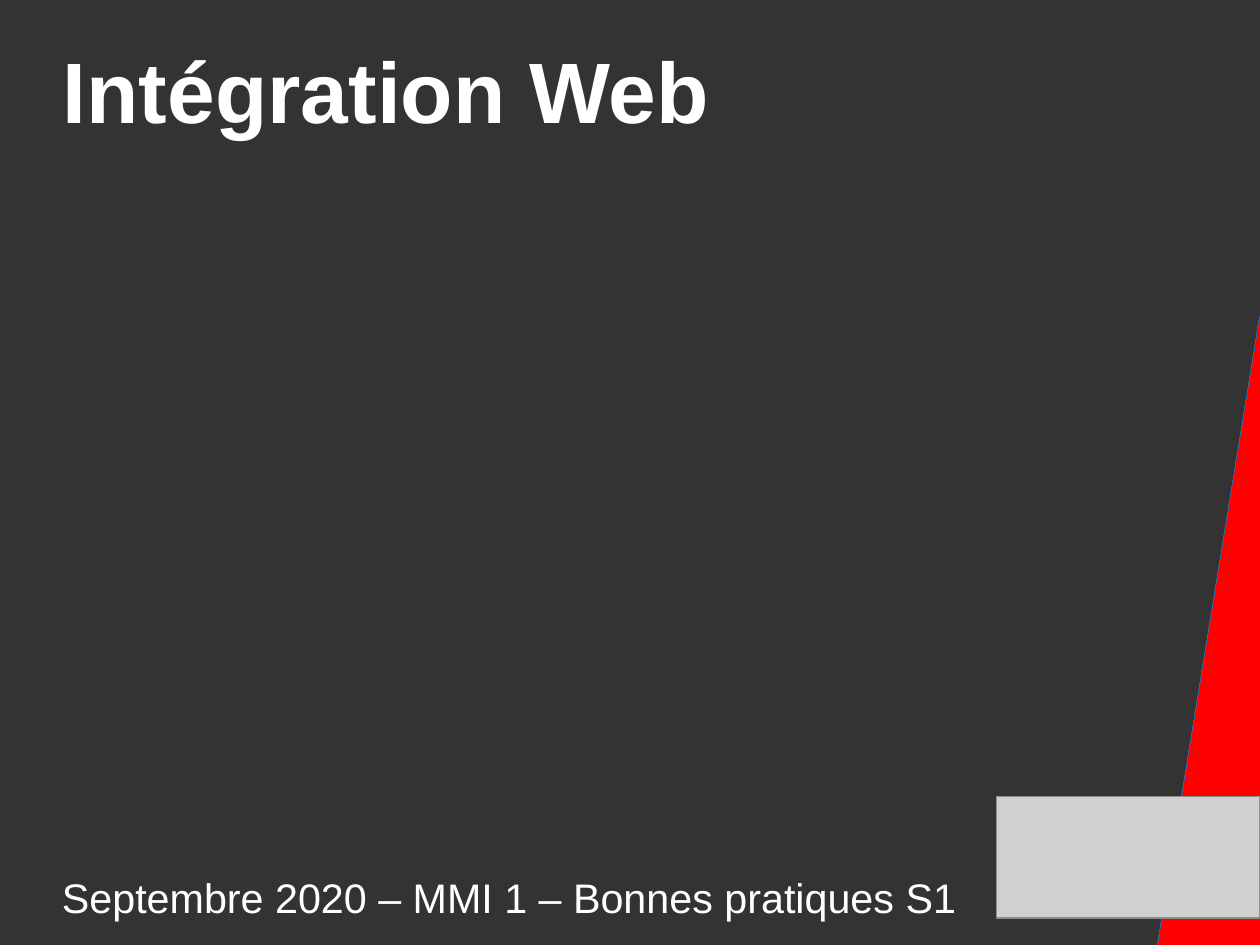
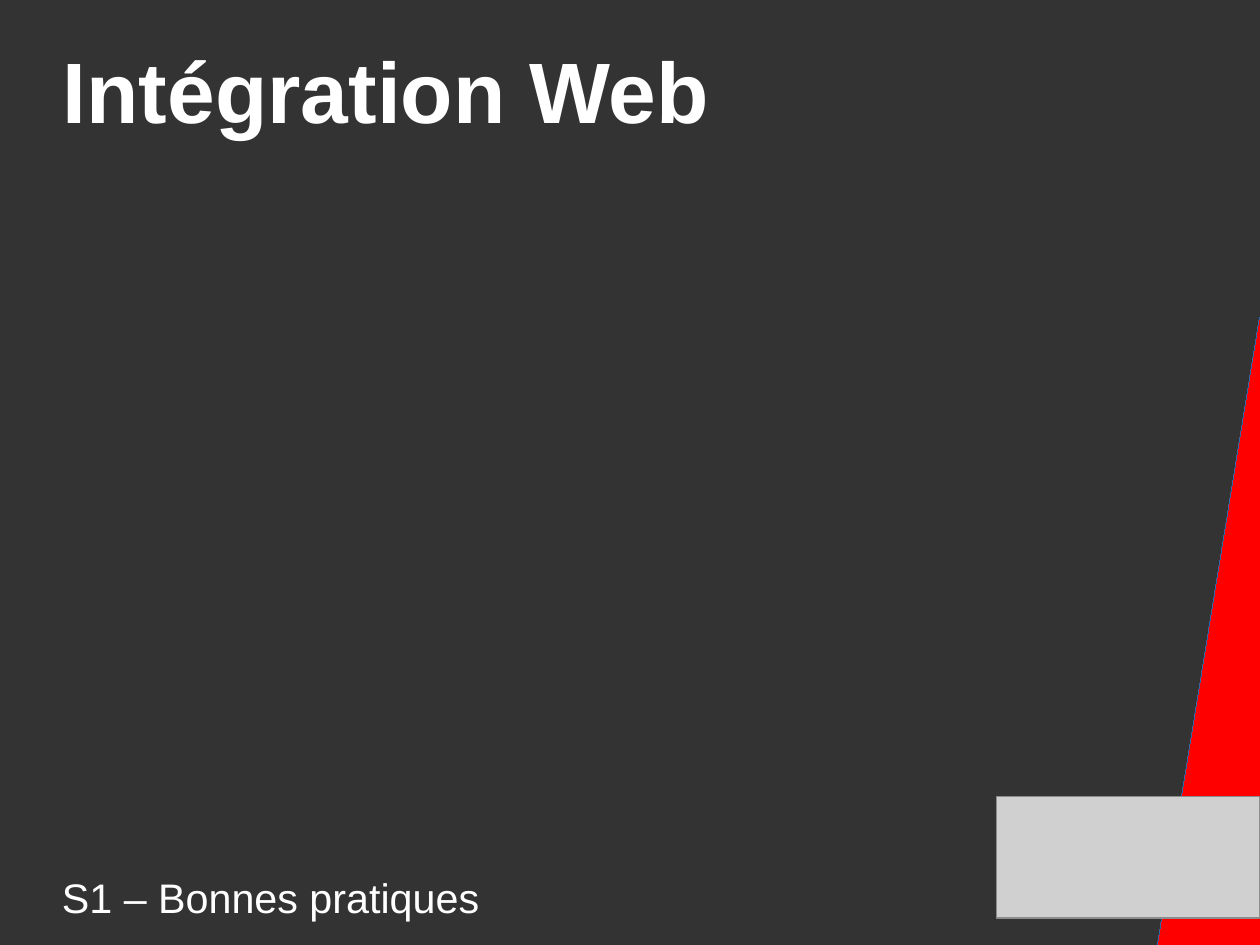
Before and after one commit to DanYellow/presentations, a slide deck: slide 1 of mmi/html/bonnes-pratiques/presentation.odp. Drawn at 1260x945 pixels with LibreOffice and Linux fonts; fonts in the diff are those of the drawing; grey boxes stand for pictures. Boxes give left, top, right and bottom in pixels: in the first picture for what was removed or moved away, otherwise in the second. Text is boxed around its words. In the diff, an @@ line names an element or a change of style, - is before the commit and + after.

```diff
--- a/mmi/html/bonnes-pratiques/presentation.odp
+++ b/mmi/html/bonnes-pratiques/presentation.odp
@@ title at (62,883,479,921): text changed @@
-Septembre 2020 – MMI 1 – Bonnes pratiques S1
+S1 – Bonnes pratiques
```
Also in this commit, not shown: 2 other slides changed, 6 slides added, 98 slides removed, 10 other files.
